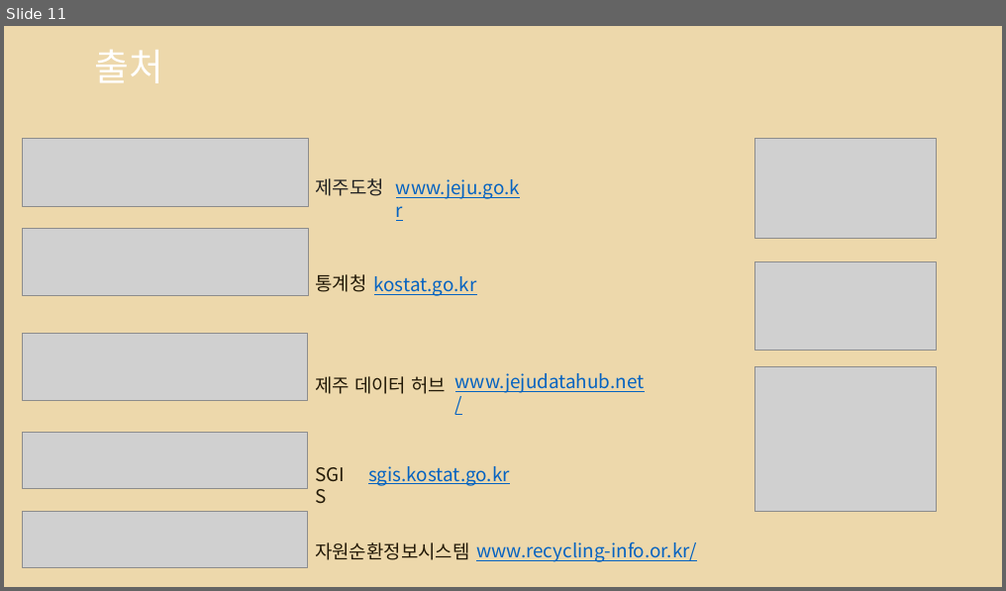
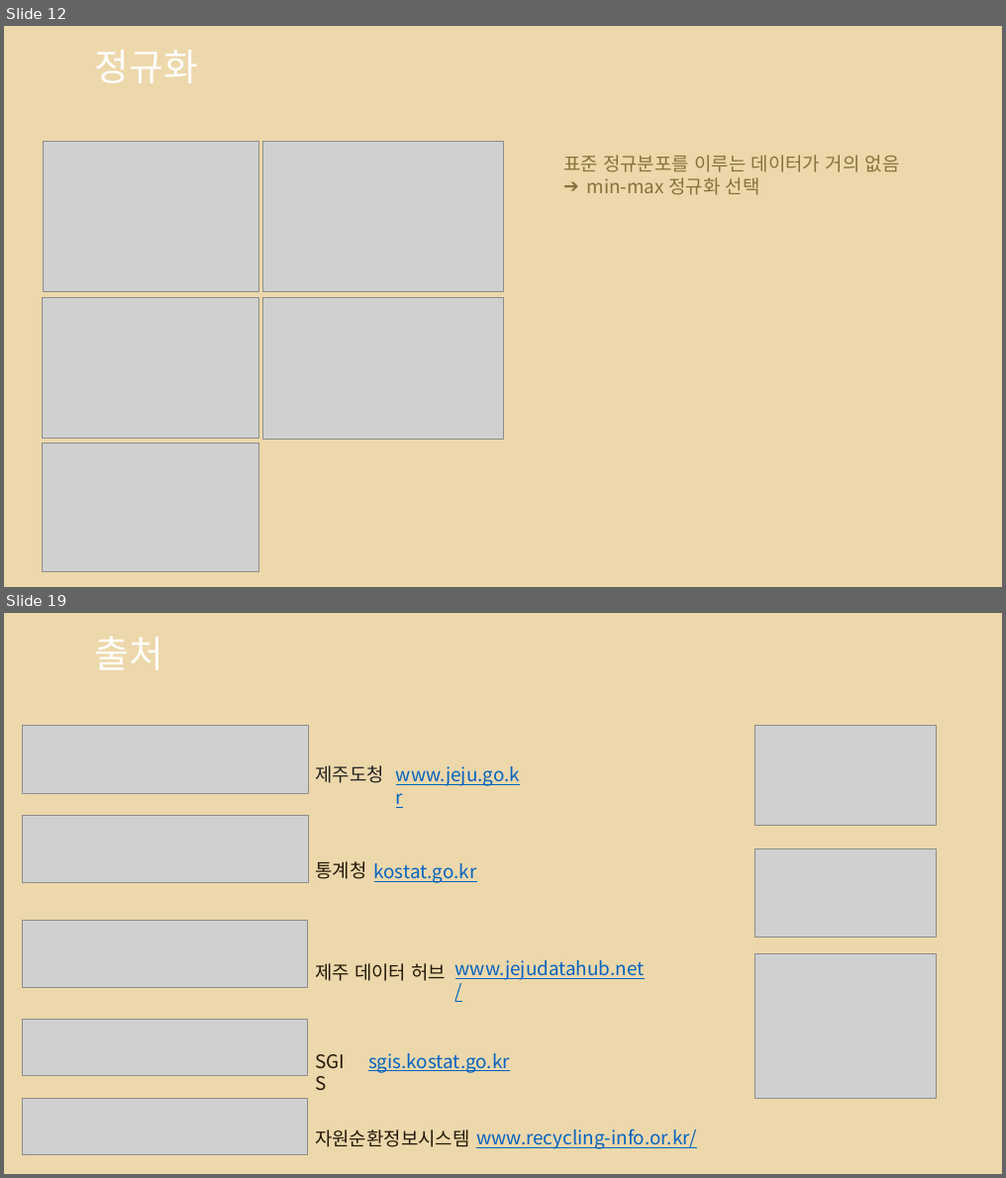
Before and after one commit to so-jeong0127/Python-Project, a slide deck: 3조_1차_재활용도움센터 위치 선정.pptx. Shown one above the other, each under a label of ours: slide 11 before the commit, slides 12 and 19 after it; the slides between them are not shown. The pictures are 1006x591 and 1006x1178 pixels, drawn with LibreOffice and Linux fonts; fonts in the diff are those of the drawing; grey boxes stand for pictures; background and template pictures are left out. Boxes give left, top, right and bottom in pixels: in the first picture for what was removed or moved away, otherwise in the second. Text is boxed around its words. In the diff, an @@ line names an element or a change of style, - is before the commit and + after.

```diff
--- a/3조_1차_재활용도움센터 위치 선정.pptx
+++ b/3조_1차_재활용도움센터 위치 선정.pptx
@@ slide 12 added at (4, 26, 1002, 587), background picture (left out) @@
@@ title added at (95, 50, 198, 83), 36 pt, text #FFFFFF @@
+정규화
@@ picture added at (43, 141, 259, 291) @@
@@ picture added at (263, 141, 503, 291) @@
@@ text added at (563, 155, 900, 195), 18 pt, text #8A713B @@
+표준 정규분포를 이루는 데이터가 거의 없음
+➔ min-max 정규화 선택
@@ picture added at (43, 297, 258, 438) @@
@@ picture added at (263, 297, 503, 439) @@
@@ picture added at (43, 444, 258, 572) @@
@@ what was slide 11 is now slide 19 @@
```
Also in this commit, not shown: 8 other slides added, 1 slide removed, 1 other file.
